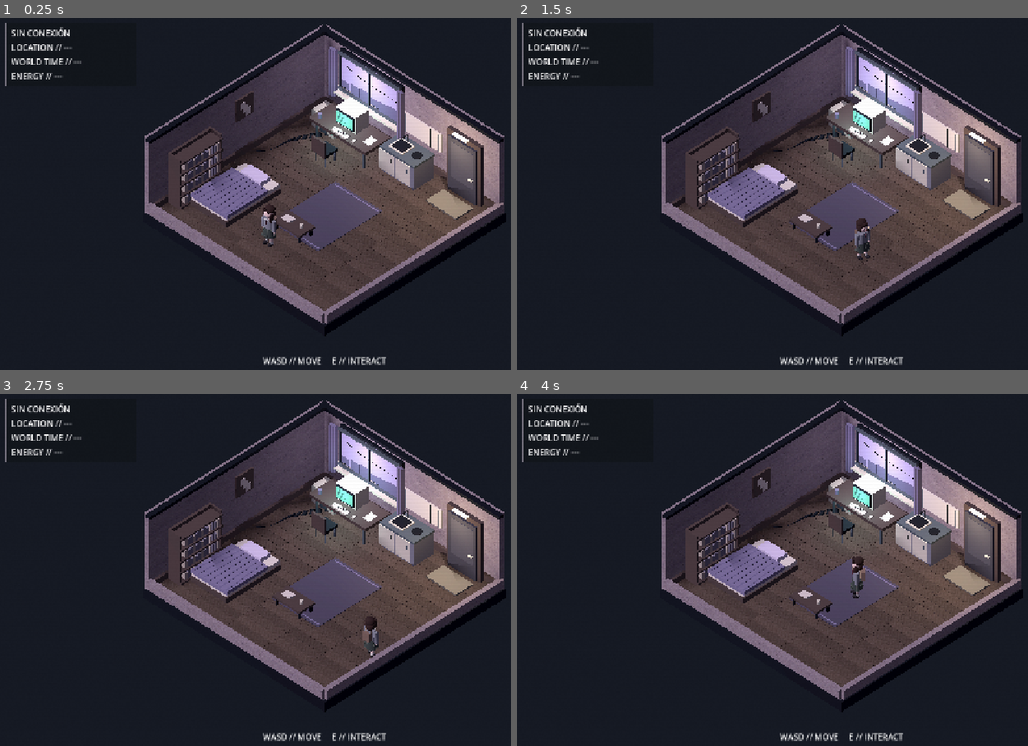
Above: before the commit, frames 1-4 (two rows, left to right).
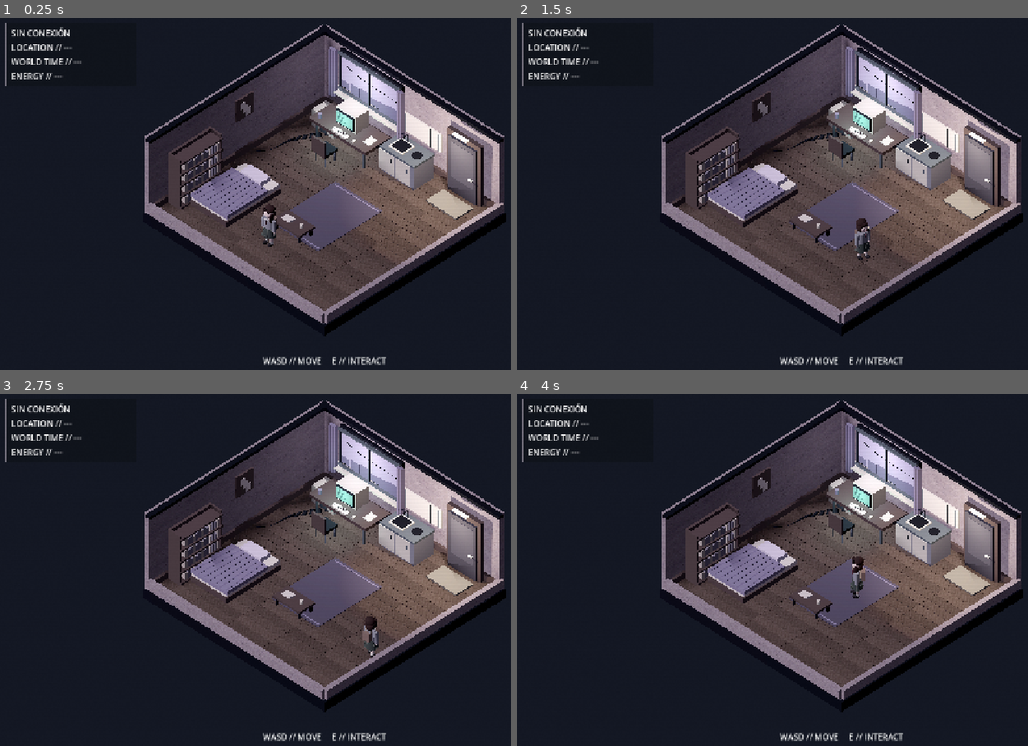
Above: after the commit, the same moments.

Repository: webtilians/lain
Game: Godot game, scene res://scenes/apartment/ApartmentIso.tscn
The game is run twice, just before and just after one commit, with the same random seed, the same clock (stepped at 60 frames per second) and the same inputs. This scene is started directly instead of the project's main scene.
Inputs (mouse positions are in pixels of both pictures, inside the frame that each line leads up to):
- Up to frame 1 (0.25 s): no input
- Up to frame 2 (1.5 s): tap Enter at 0.5 s; move the mouse to (987, 179) at 0.52 s; hold D (move_right) 0.53-1.28 s; hold E (interact) 0.53-1.28 s; move the mouse to (711, 218) at 1.27 s; hold S (move_backward) from 1.28 s (still down); tap E (interact) at 1.35 s
- Up to frame 3 (2.75 s): move the mouse to (388, 492) at 2.02 s; release S (move_backward) at 2.03 s; hold D (move_right) from 2.03 s (still down); hold E (interact) from 2.03 s (still down)
- Up to frame 4 (4 s): move the mouse to (808, 647) at 2.77 s; release D (move_right) at 2.78 s; release E (interact) at 2.78 s; hold W (move_forward) 2.78-3.53 s; tap E (interact) at 2.85 s; move the mouse to (outside the picture) at 3.52 s; hold A (move_left) from 3.53 s (still down); hold E (interact) from 3.53 s (still down)

The runs differ from the first frame. In frame 1, 4.7% of the frame differs, in the area x 67-99%, y 18-69%; in frame 2, 4.7%; in frame 3, 4.7%; in frame 4, 4.7%.

Commit message:
feat(visual): scene art direction and persistent entity visibility across locations

Diff:
--- a/client/scenes/apartment/ApartmentIso.tscn
+++ b/client/scenes/apartment/ApartmentIso.tscn
@@ -8,6 +8,8 @@
 [ext_resource type="PackedScene" path="res://scenes/ui/TerminalUI.tscn" id="6"]
 
 [ext_resource type="Script" path="res://scripts/art/ApartmentPresentation.gd" id="7"]
+[ext_resource type="Script" path="res://scripts/world/ActorSpawner.gd" id="presence_spawner"]
+[ext_resource type="Script" path="res://scripts/art/ReferenceArtDirection.gd" id="reference_look"]
 
 [ext_resource type="Texture2D" path="res://art/apartment/plaster.png" id="plaster"]
 [ext_resource type="PackedScene" path="res://art/apartment/models/Floor.tscn" id="asset_Floor"]
@@ -246,3 +248,22 @@
 [node name="Kitchen" parent="Art" instance=ExtResource("asset_Kitchen")]
 
 [node name="Lighting" parent="Art" instance=ExtResource("asset_Lighting")]
+
+[node name="Actors" type="Node3D" parent="."]
+script = ExtResource("presence_spawner")
+location_id = "APARTMENT"
+
+[node name="Spawns" type="Node3D" parent="Actors"]
+
+[node name="AGENT_K" type="Marker3D" parent="Actors/Spawns"]
+position = Vector3(1.2, 0, -1.2)
+
+[node name="AGENT_NORA" type="Marker3D" parent="Actors/Spawns"]
+position = Vector3(2.3, 0, 0.9)
+
+[node name="ENTITY_ANCHOR" type="Marker3D" parent="Actors/Spawns"]
+position = Vector3(-0.5, 0, 1.4)
+
+[node name="ReferenceLook" type="Node3D" parent="."]
+script = ExtResource("reference_look")
+scene_style = "apartment"
Not shown: 1 places in client/scenes/apartment/ApartmentIso.tscn that only renumber resources
